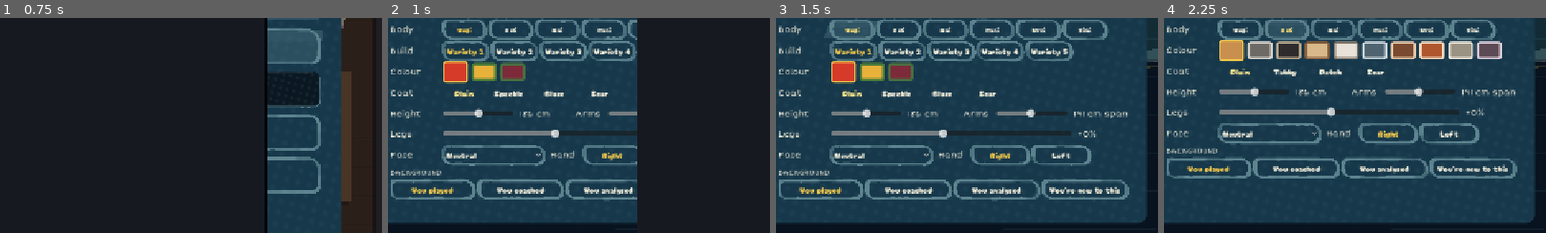
Above: before the commit, frames 1-4 (left to right).
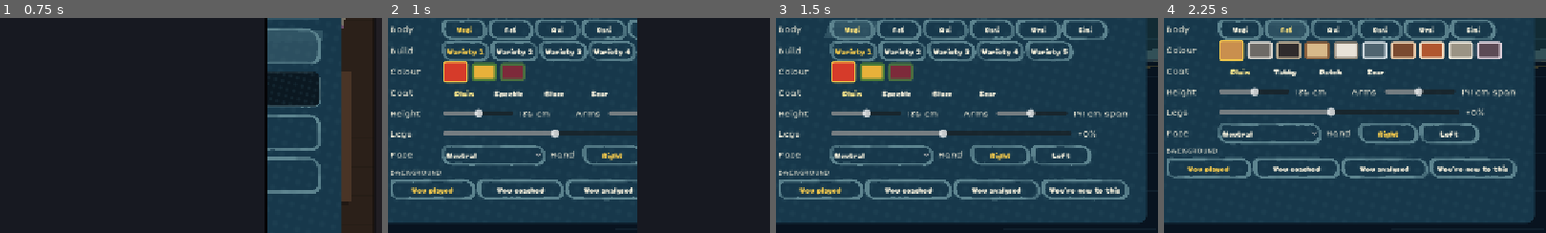
Above: after the commit, the same moments.

Repository: iracarranza/volley-world-manager
Game: Godot game, scene res://scenes/application.tscn
The game is run twice, just before and just after one commit, with the same random seed, the same clock (stepped at 60 frames per second) and the same inputs.
Inputs:
- Up to frame 1 (0.75 s): click "01 NEW CAREER" at 0.5 s
- Up to frame 2 (1 s): no input
- Up to frame 3 (1.5 s): click "Vegi" at 1.25 s
- Up to frame 4 (2.25 s): click "Feli" at 2 s
The pictures show only the part of the screen within x 50-100%, y 36-86%; the shares and areas given below are measured in that part.

Frame 1 is identical in both runs. In frame 2, 0.2% of the frame differs, in the area x 18-59%, y 3-8%; in frame 3, 0.4%, in the area x 18-83%, y 3-8%; in frame 4, 0.4%.

Commit message:
Let the creation questions fit the screen, and stop narrating the body
Three things on the character creator, and the interesting one is that the
obvious suspect was innocent.

**02 did not fit 1280.** The title lost its last word, the step rail was clipped
on one edge and the confirm button was off the other. Neither heading wrapped,
so a Label's minimum width was however long its sentence happened to be and it
handed that straight up the chain: the 02 title alone asked for 1,060 pixels and
the layout resolved to 1,486 against a 1,280 base. Both headings now wrap and
the layout resolves at 901.

The obvious suspect was the new court preview, and it really was guilty of
something -- a stretched SubViewportContainer takes its minimum size from the
viewport inside it, and that viewport was a fixed 760 wide, so it was a
760-pixel floor under the page. Removing the floor changed the render not at
all, because the title was the binding constraint the whole time. Walking
get_combined_minimum_size() down the tree is what separated them, and guessing
twice is what made walking it necessary. The preview now sizes its render target
from the space the page gives it, which is the right direction for that to run
whatever else is true, and the MatchScreen's own nested viewport follows it.

**The body-type buttons stop describing the body.** Each carried a second line --
"ears up", "beak", "round", "long arms" -- narrating a live rotatable actor two
controls away that updates the moment a type is picked. The interface was
describing its own picture, and describing it badly: "round" is not what an Ursi
is. The name is enough.

The nested 02 questionnaire and the manual turntable were already wired; this is
what was left around them.

Co-Authored-By: Claude Opus 5 <noreply@anthropic.com>
Claude-Session: https://claude.ai/code/session_0197KZ6RDwTpMdR7xHdkkPxn

Diff:
--- a/scenes/components/production_volleyball_philosophy_preview.gd
+++ b/scenes/components/production_volleyball_philosophy_preview.gd
@@ -31,11 +31,7 @@
 	_match_screen = MATCH_SCREEN_SCENE.instantiate() as MatchScreen
 	_viewport.add_child(_match_screen)
 	_match_screen.set_anchors_and_offsets_preset(Control.PRESET_FULL_RECT)
-	var inner_viewport := _match_screen.get_node_or_null(
-		"SubViewportContainer/SubViewport"
-	) as SubViewport
-	if inner_viewport != null:
-		inner_viewport.size = Vector2i(760, 300)
+	_fit_inner_viewport()
 	var hud := _match_screen.get_node_or_null("HUD") as Control
 	if hud != null:
 		hud.visible = false
@@ -48,6 +44,22 @@
 	_apply_preview_presentation()
 	_production_ready = true
 	set_vignette(_queued_vignette)
+
+
+## The MatchScreen brings its own SubViewport, so the outer one resizing has to
+## carry through or the court is rendered at a size the page is not showing.
+func _viewport_fitted(_to: Vector2i) -> void:
+	_fit_inner_viewport()
+
+
+func _fit_inner_viewport() -> void:
+	if _match_screen == null or _viewport == null:
+		return
+	var inner := _match_screen.get_node_or_null(
+		"SubViewportContainer/SubViewport"
+	) as SubViewport
+	if inner != null:
+		inner.size = _viewport.size
 
 
 func set_vignette(vignette_id: String) -> void:
--- a/scenes/components/volleyball_philosophy_preview.gd
+++ b/scenes/components/volleyball_philosophy_preview.gd
@@ -27,8 +27,21 @@
 	stretch = true
 	custom_minimum_size = Vector2(0,250)
 	mouse_filter = Control.MOUSE_FILTER_IGNORE
-	_viewport = SubViewport.new(); _viewport.name = "GameplayViewport"; _viewport.size = Vector2i(760,300); _viewport.own_world_3d = true; _viewport.render_target_update_mode = SubViewport.UPDATE_ALWAYS
+	_viewport = SubViewport.new(); _viewport.name = "GameplayViewport"; _viewport.own_world_3d = true; _viewport.render_target_update_mode = SubViewport.UPDATE_ALWAYS
+	## **A stretched SubViewportContainer takes its minimum size from the
+	## viewport inside it**, so a fixed 760 here was a 760-pixel floor under the
+	## whole 02 page. With the nested questionnaire installed around it the
+	## question panel could no longer fit 1280: the title cut off mid-word, the
+	## confirm button left the screen and the step rail was clipped on the far
+	## side -- the same overflow v3's `_ready` was written to repair on 01,
+	## reintroduced one page along by a different control.
+	##
+	## Starting at one pixel and following the container means this never
+	## dictates a layout again; the render resolution becomes a consequence of
+	## the space the page gives it, which is the right direction for that to run.
+	_viewport.size = Vector2i(1, 1)
 	add_child(_viewport)
+	resized.connect(_fit_viewport)
 	_court = COURT_SCENE.instantiate() as MatchCourt3D; _viewport.add_child(_court)
 	await get_tree().process_frame
 	_court.setup_players(HOME_BASE,AWAY_BASE)
@@ -44,7 +57,20 @@
 	## BallActor3D.reset_flight() hides the whole node. Authored preview placement
 	## does not call begin_ball_flight(), so make the production ball visible here.
 	_court.ball_actor.visible = true
+	_fit_viewport()
 	_ready_to_draw = true; _reset_players(); _apply_frame(0.0)
+
+## Match the render target to the space the page actually gave this control.
+func _fit_viewport()->void:
+	if _viewport == null: return
+	var wanted := Vector2i(maxi(int(size.x), 1), maxi(int(size.y), 1))
+	if _viewport.size == wanted: return
+	_viewport.size = wanted
+	_viewport_fitted(wanted)
+
+## Hook for a subclass carrying its own nested viewport. Empty here.
+func _viewport_fitted(_to: Vector2i)->void:
+	pass
 
 func set_vignette(vignette_id:String)->void:
 	_vignette_id=vignette_id; _clock=0.0
--- a/scenes/screens/new_career_screen.gd
+++ b/scenes/screens/new_career_screen.gd
@@ -41,15 +41,6 @@
 ## What each body type is, in the two or three words a picker has room for. The
 ## bodies are drawn beside these, so the line names the thing the silhouette
 ## cannot say rather than describing the silhouette.
-const BODY_BLURBS := {
-	"Vegi": "grown",
-	"Feli": "ears up",
-	"Avi": "beak",
-	"Cani": "ears down",
-	"Ursi": "round",
-	"Simi": "long arms",
-}
-
 ## How far the preview swings either side of square, and how long a swing takes.
 ##
 ## A swing rather than a turntable, because a full rotation spends half its time
@@ -122,6 +113,21 @@
 	step_panels = [
 		%VoliStep, %IdentityStep, %RegionStep, %TypeStep, %NamesStep,
 	]
+	## **A question long enough to ask something is wider than the screen.**
+	##
+	## Neither heading wrapped, so each one's minimum width was however long its
+	## sentence happened to be, and a `Label` hands that straight up the chain: on
+	## 02 the title alone asked for 1,060 pixels, the layout resolved to 1,486
+	## against a 1,280 base, and the page lost its title mid-word, its step rail
+	## and its confirm button off either edge.
+	##
+	## Measured rather than guessed at -- the obvious suspect was the new court
+	## preview, whose stretched viewport really was imposing a 760-pixel floor,
+	## and removing that floor changed nothing because the title was the binding
+	## constraint all along. Walking `get_combined_minimum_size()` down the tree
+	## is what separated them.
+	question_title.autowrap_mode = TextServer.AUTOWRAP_WORD_SMART
+	question_hint.autowrap_mode = TextServer.AUTOWRAP_WORD_SMART
 	_build_step_rail()
 	_build_voli_choices()
 	_build_tier_choices()
@@ -218,8 +224,16 @@
 		button.toggle_mode = true
 		button.button_group = body_group
 		button.custom_minimum_size = Vector2(84, 36)
-		button.text = "%s\n%s" % [body_type, str(BODY_BLURBS.get(body_type, ""))]
-		button.add_theme_font_size_override("font_size", 11)
+		## **The name, and nothing else.**
+		##
+		## Each button used to carry a second line -- "ears up", "beak", "round",
+		## "long arms" -- describing the body the viewer is looking at while they
+		## look at it. The preview is a live rotatable actor two controls away and
+		## it updates the moment a type is chosen, so the prose was the interface
+		## narrating its own picture, and narrating it badly: "round" is not what
+		## an Ursi is and "grown" is not what a Vegi is.
+		button.text = body_type
+		button.add_theme_font_size_override("font_size", 12)
 		button.set_meta("value", body_type)
 		button.pressed.connect(_select_body_type.bind(body_type))
 		_body_row.add_child(button)
